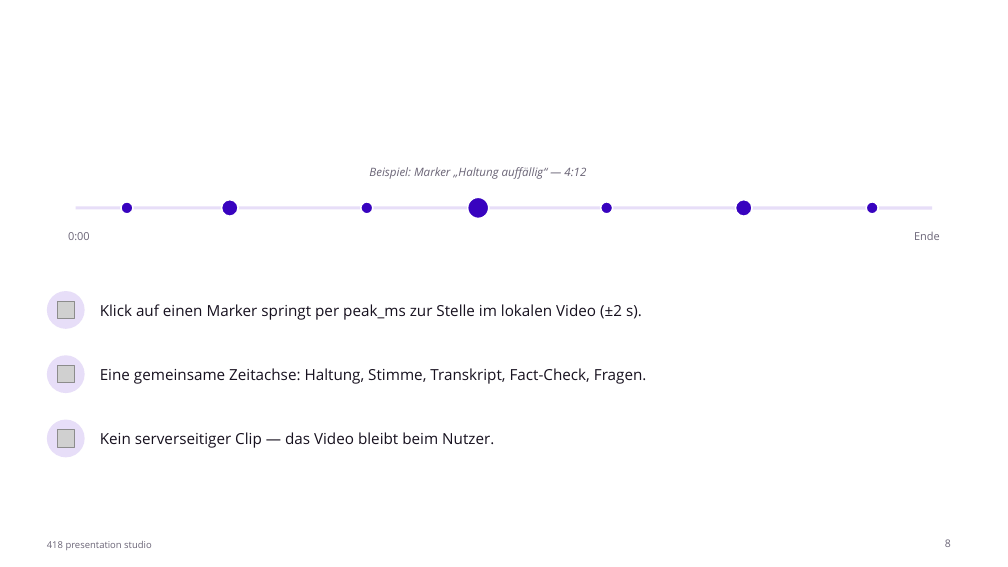
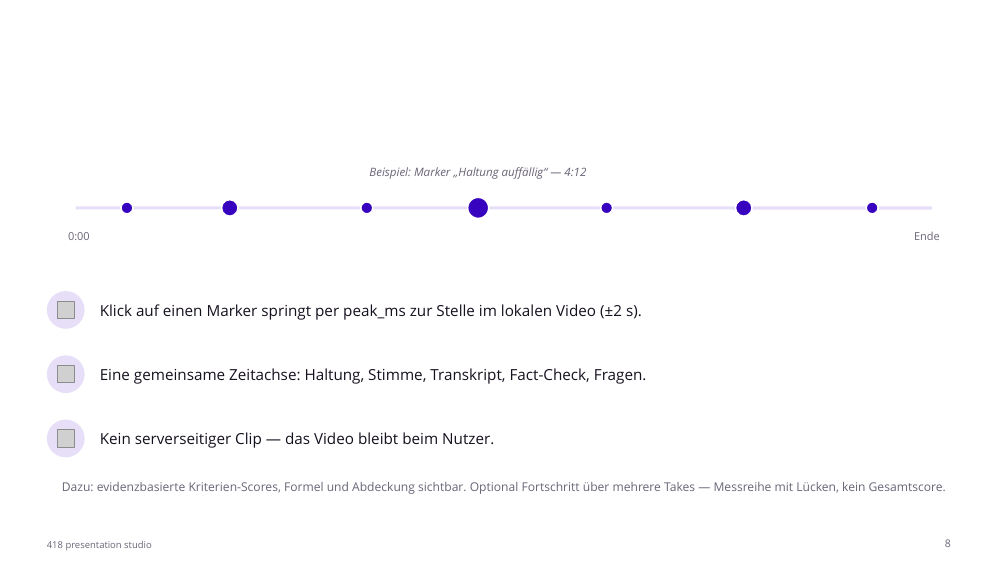
Before and after one commit to johannes3502/hackathon-fulda, a slide deck: slide 8 of pitch/PitchPractice-Pitch.pptx. Drawn at 1008x567 pixels with LibreOffice and Linux fonts; fonts in the diff are those of the drawing; grey boxes stand for pictures. Boxes give left, top, right and bottom in pixels: in the first picture for what was removed or moved away, otherwise in the second. Text is boxed around its words. In the diff, an @@ line names an element or a change of style, - is before the commit and + after.

```diff
--- a/pitch/PitchPractice-Pitch.pptx
+++ b/pitch/PitchPractice-Pitch.pptx
@@ text added at bbox=[62, 482, 946, 494], 11.5 pt, text #6B6577 @@
+Dazu: evidenzbasierte Kriterien-Scores, Formel und Abdeckung sichtbar. Optional Fortschritt über mehrere Takes — Messreihe mit Lücken, kein Gesamtscore.
```
Also in this commit, not shown: 7 other slides changed, 14 other files.
